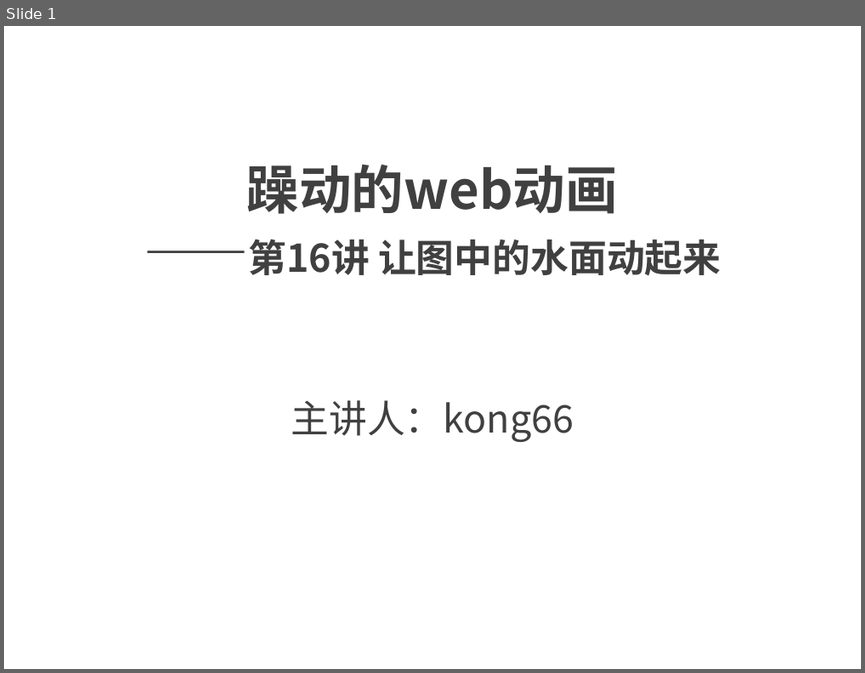
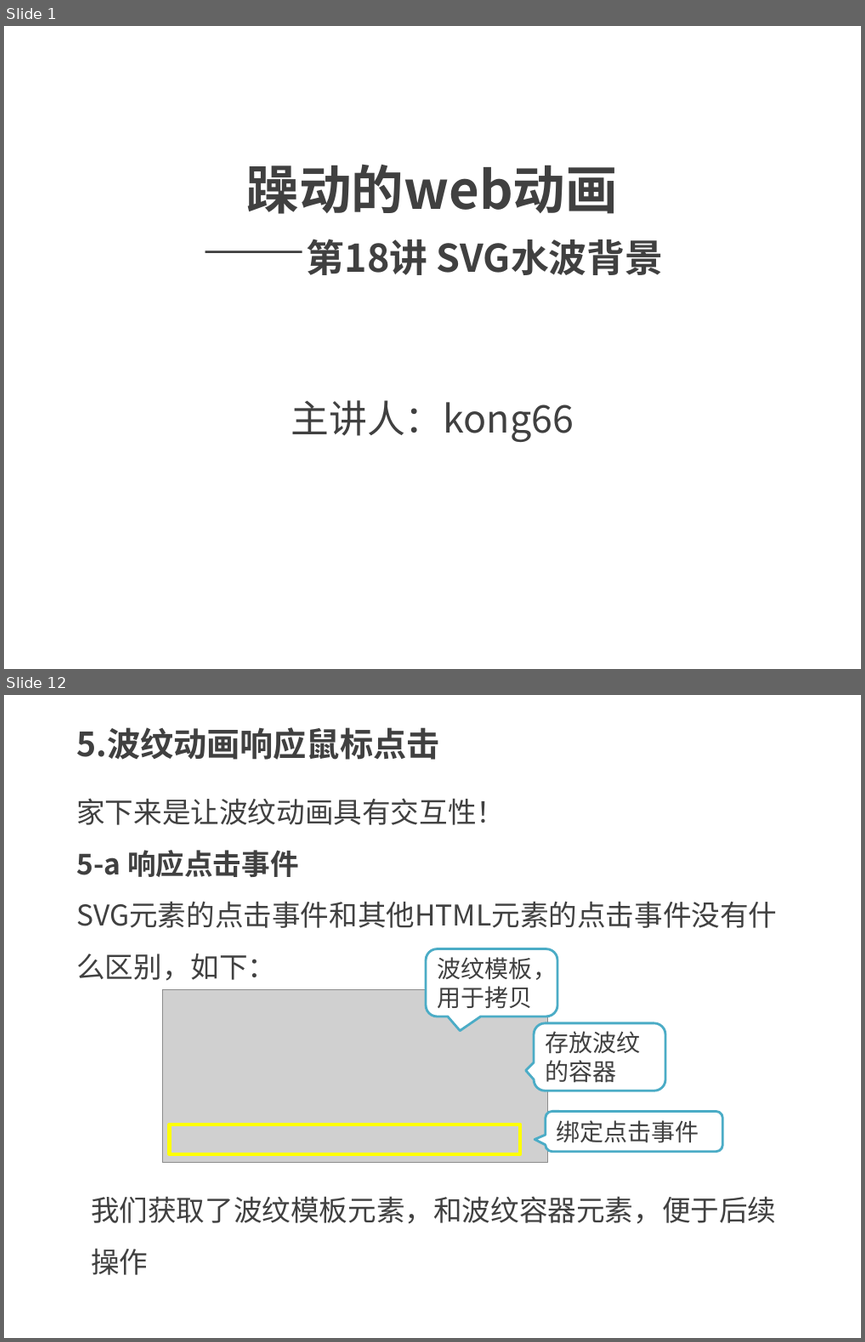
Before and after one commit to kong66/webAni, a slide deck: 18-svg-filter-water-wave/18.pptx. Shown one above the other, each under a label of ours: slide 1 before the commit, slides 1 and 12 after it; the slides between them are not shown. The pictures are 865x673 and 865x1342 pixels, drawn with LibreOffice and Linux fonts; fonts in the diff are those of the drawing; grey boxes stand for pictures. Boxes give left, top, right and bottom in pixels: in the first picture for what was removed or moved away, otherwise in the second. Text is boxed around its words. In the diff, an @@ line names an element or a change of style, - is before the commit and + after.

```diff
--- a/18-svg-filter-water-wave/18.pptx
+++ b/18-svg-filter-water-wave/18.pptx
@@ slide 12 added at (4, 695, 861, 1338), background #FFFFFF @@
@@ text added at (76, 727, 439, 760), 28 pt, text #404040, bold @@
+5.波纹动画响应鼠标点击
@@ text added at (76, 798, 505, 981), 24 pt, text #404040 @@
+家下来是让波纹动画具有交互性！
+5-a 响应点击事件
+SVG元素的点击事件和其他HTML元素的点击事件没有什么区别，如下：
@@ rounded speech box added at (426, 948, 557, 1016), fill #FFFFFF, outline #4BACC6 2 pt, 20 pt, text #404040 @@
+波纹模板，用于拷贝
@@ picture added at (162, 990, 547, 1162) @@
@@ rounded speech box added at (534, 1023, 665, 1091), fill #FFFFFF, outline #4BACC6 2 pt, 20 pt, text #404040 @@
+存放波纹的容器
@@ rectangle added at (170, 1124, 520, 1154), outline #FFFF00 3 pt @@
@@ rounded speech box added at (545, 1111, 723, 1151), fill #FFFFFF, outline #4BACC6 2 pt, 20 pt, text #404040 @@
+绑定点击事件
@@ text added at (91, 1196, 776, 1275), 24 pt, text #404040 @@
+我们获取了波纹模板元素，和波纹容器元素，便于后续操作
@@ slide 1 changed as well @@
@@ title at (247, 164, 664, 275): text changed @@
-躁动的web动画
-——第16讲 让图中的水面动起来
+躁动的web动画
+——第18讲 SVG水波背景
```
Also in this commit, not shown: 2 other slides changed, 18 other slides added, 11 slides removed, 7 other files.
